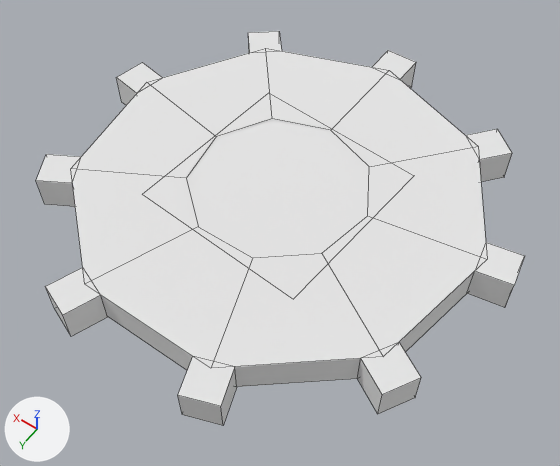
A saved change to the Blender file blender/servo_gear.blend.
The view is the same before and after, from a camera (50 mm lens) standing at (-0.782, 1.093, 1.478) and looking at (-0.041, 0.055, -0.154). Arrows for +X, +Y and +Z are at lower left; the lights stay in place. Mesh edges are drawn as thin lines.

Objects in the first picture: 'centerCore', 'gear'.
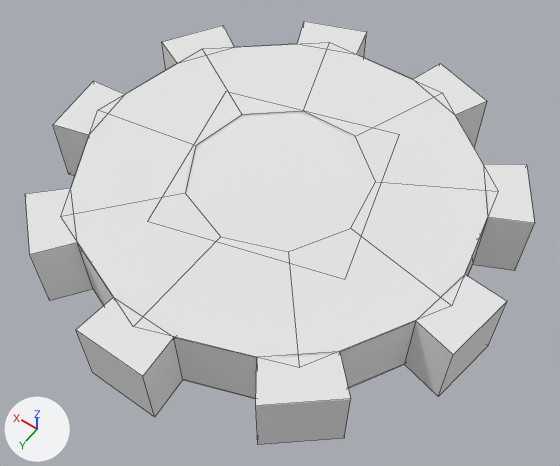
ob_tooth_rotator is not drawn itself; it is used by a modifier of ob_gear.

Where the newer file only moved an object's origin or applied its transform, the numbers keep the older frame.

Patch to the scene script:
```diff
--- a/blender/servo_gear.blend.py
+++ b/blender/servo_gear.blend.py
@@ me_circle_010 @@
 # used by ob_gear; location = (0.0, 0.0, 0.0)
-me_circle_010.from_pydata(...)  # 16 vertices, 8 faces; spans x -0.048..0.355, y -0.634..-0.187, z -0.132..-0.036
+me_circle_010.from_pydata(...)  # 18 vertices, 8 faces; spans x -0.482..0.001, y -0.555..-0.187, z -0.2..0.0
+# me_circle_010 part 1: the whole mesh is rebuilt
 me_circle_010.materials.append(mat_tooth_material)
@@ me_circle @@
 me_circle.from_pydata(...)  # 4 vertices, 1 face; spans x -0.27..0.27, y -0.27..0.27, z -0.038
 # used by ob_centercore; location = (0.0, 0.0, 0.0)
-me_circle.vertices[0].co = (0.27, 0.231, -0.038)  # pixel (142, 194)
-me_circle.vertices[1].co = (0.231, -0.27, -0.038)  # pixel (268, 92)
-me_circle.vertices[2].co = (-0.27, -0.231, -0.038)  # pixel (414, 175)
-me_circle.vertices[3].co = (-0.231, 0.27, -0.038)  # pixel (293, 299)
+# me_circle part 2
+me_circle.vertices[0].co = (0.174, 0.309, -0.003)  # pixel (147, 221)
+me_circle.vertices[1].co = (0.309, -0.174, -0.003)  # pixel (226, 91)
+me_circle.vertices[2].co = (-0.174, -0.309, -0.003)  # pixel (399, 134)
+me_circle.vertices[3].co = (-0.309, 0.174, -0.003)  # pixel (344, 279)
 me_circle.materials.append(mat_tooth_material)
@@ ob_tooth_rotator @@
 ob_tooth_rotator.location = (0.0, 0.0, 0.0)
-ob_tooth_rotator.rotation_euler = (0.0, 0.0, 0.698)  # degrees (0, 0, 40)
+ob_tooth_rotator.rotation_euler = (0.0, 0.0, 1.047)  # degrees (0, 0, 60)
@@ ob_gear @@
 ob_gear.location = (0.0, 0.0, 0.0)
+ob_gear.rotation_euler = (0.0, 0.0, 0.349)  # degrees (0, 0, 20)
 _m = ob_gear.modifiers.new('Array', 'ARRAY')
```

Boxes (x1, y1, x2, y2) around the edits, measured in the pictures (560 x 466 px):
'gear', reshaped, turned
    before: (36, 31, 524, 425)
    after: (25, 21, 535, 445)
'centerCore', reshaped
    before: (186, 119, 369, 258)
    after: (185, 111, 376, 252)
